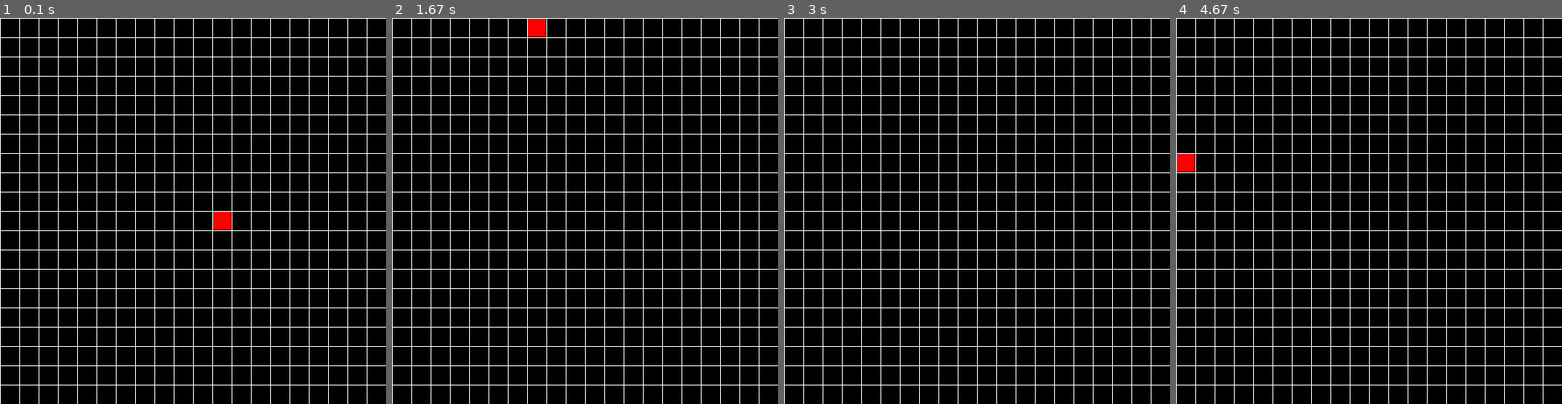
Above: before the commit, frames 1-4 (left to right).
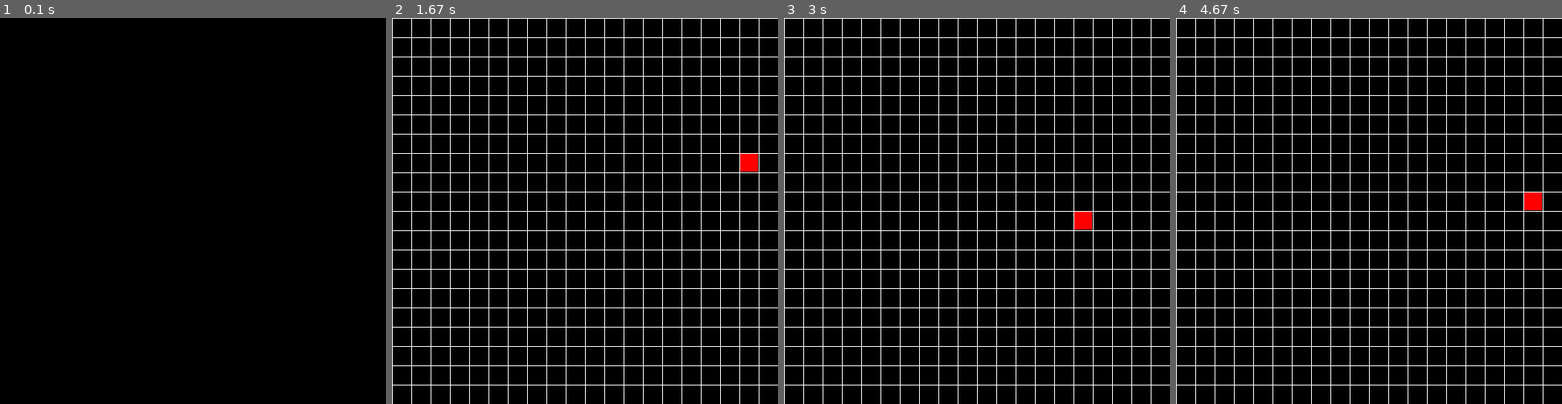
Above: after the commit, the same moments.

Repository: Jakub93-vim/PyGame
Game: pygame game, started from SnakeGame.py
Same seed, same stepped clock (60 frames per second), same inputs: the game is played once before the commit and once after it.
Inputs:
- Up to frame 1 (0.1 s): no input
- Up to frame 2 (1.67 s): hold Right 0.33-0.8 s; hold Up 0.83-1.3 s; hold Right from 1.33 s (still down)
- Up to frame 3 (3 s): release Right at 1.8 s; hold Left 1.83-2.37 s; hold Down 2.4-2.8 s; hold Left from 2.83 s (still down)
- Up to frame 4 (4.67 s): release Left at 3.23 s; hold Up 3.27-3.67 s; hold Right 3.7-4.33 s; hold Down from 4.37 s (still down)

The runs differ from the first frame. In frame 1, 8.1% of the frame differs, in the area x 0-100%, y 0-100%; in frame 2, 0.4%; in frame 3, 0.2%; in frame 4, 0.4%.

Commit message:
snake game

Diff:
--- a/SnakeGame.py
+++ b/SnakeGame.py
@@ -130,7 +130,7 @@
             if event.type == pygame.QUIT:
                 pygame.quit()
 
-        pygame.time.delay(50)
+        pygame.time.delay(150)
         #clock.tick(10)
 
         s.move()
